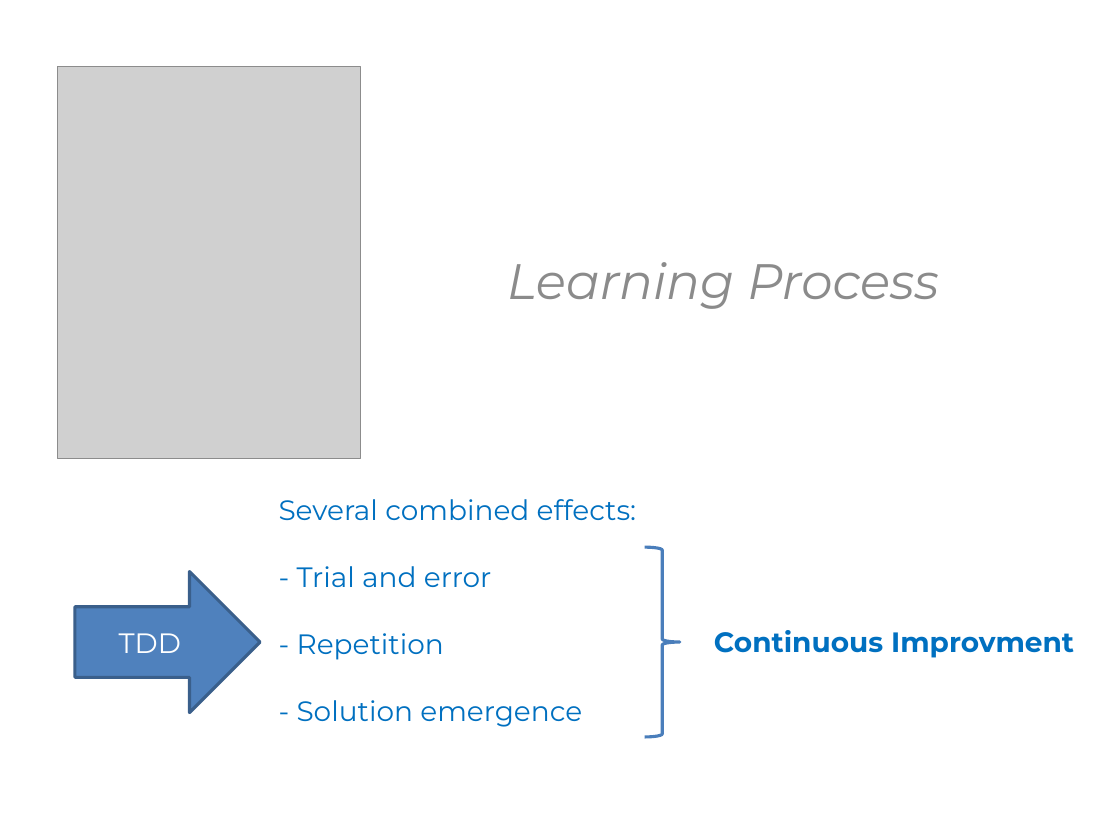
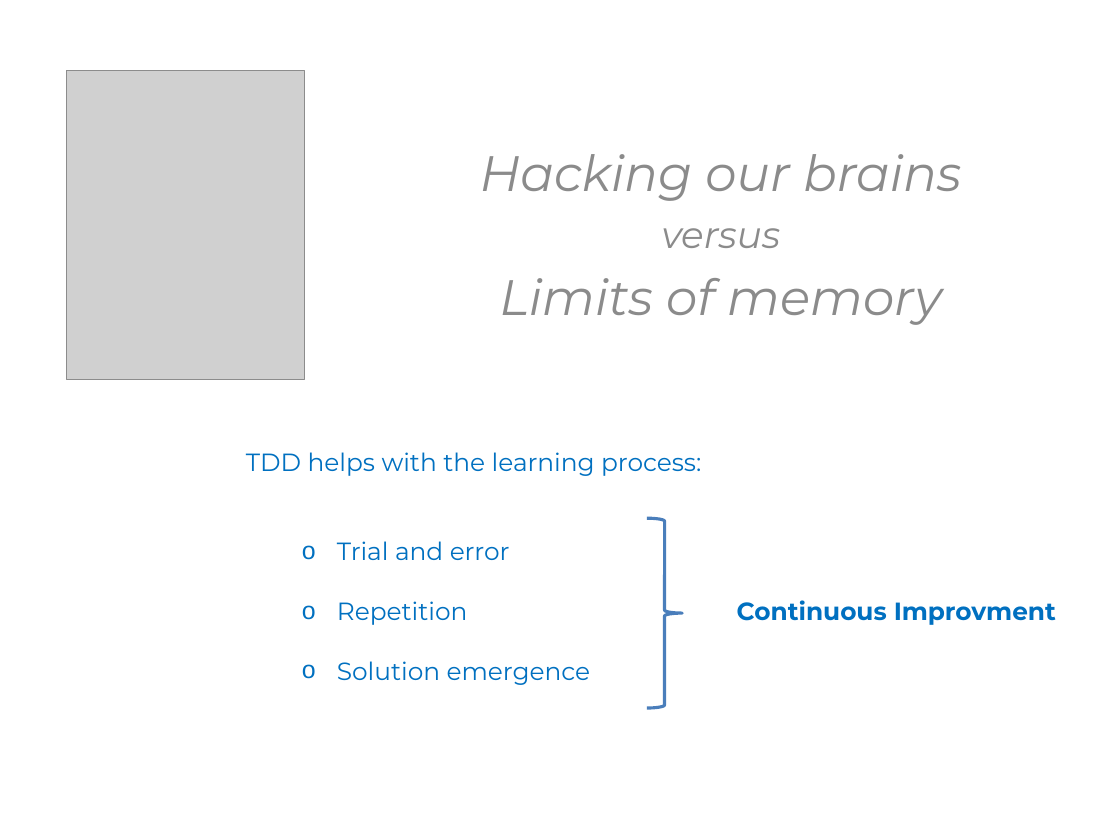
Before and after one commit to KhrisFernandez/tdd, a slide deck: slide 34 of initiation/resources/TDD - Initiation - EN.pptx (slide 24 before the commit). Drawn at 1120x840 pixels with LibreOffice and Linux fonts; fonts in the diff are those of the drawing; grey boxes stand for pictures. Boxes give left, top, right and bottom in pixels: in the first picture for what was removed or moved away, otherwise in the second. Text is boxed around its words. In the diff, an @@ line names an element or a change of style, - is before the commit and + after.

```diff
--- a/initiation/resources/TDD - Initiation - EN.pptx
+++ b/initiation/resources/TDD - Initiation - EN.pptx
@@ picture: place and size @@
-picture at <box>57,66,361,458</box>
+picture at <box>66,71,305,380</box>
@@ text added at <box>480,154,961,325</box>, 32 pt, text #8B8B8B, italic @@
+Hacking our brains
+versus
+Limits of memory
@@ text removed at <box>507,262,939,309</box> @@
-Learning Process
@@ text at <box>246,452,701,685</box>: text changed; size 18 to 16 pt @@
-Several combined effects:
-- Trial and error
-- Repetition
-- Solution emergence
+TDD helps with the learning process:
+  o Trial and error
+  o Repetition
+  o Solution emergence
@@ right brace: place and size @@
-right brace at <box>645,548,680,737</box>
+right brace at <box>647,519,682,708</box>
@@ right arrow removed at <box>75,571,260,712</box> @@
-TDD
@@ text "Continuous Improvment": place and size @@
-text "Continuous Improvment" at <box>714,630,1074,658</box>
+text "Continuous Improvment" at <box>737,600,1056,625</box>
@@ text "Continuous Improvment" at <box>737,600,1056,625</box>: size 18 to 16 pt @@
```
Also in this commit, not shown: 43 other slides changed, 14 slides added, 9 slides removed, 1 other file.
